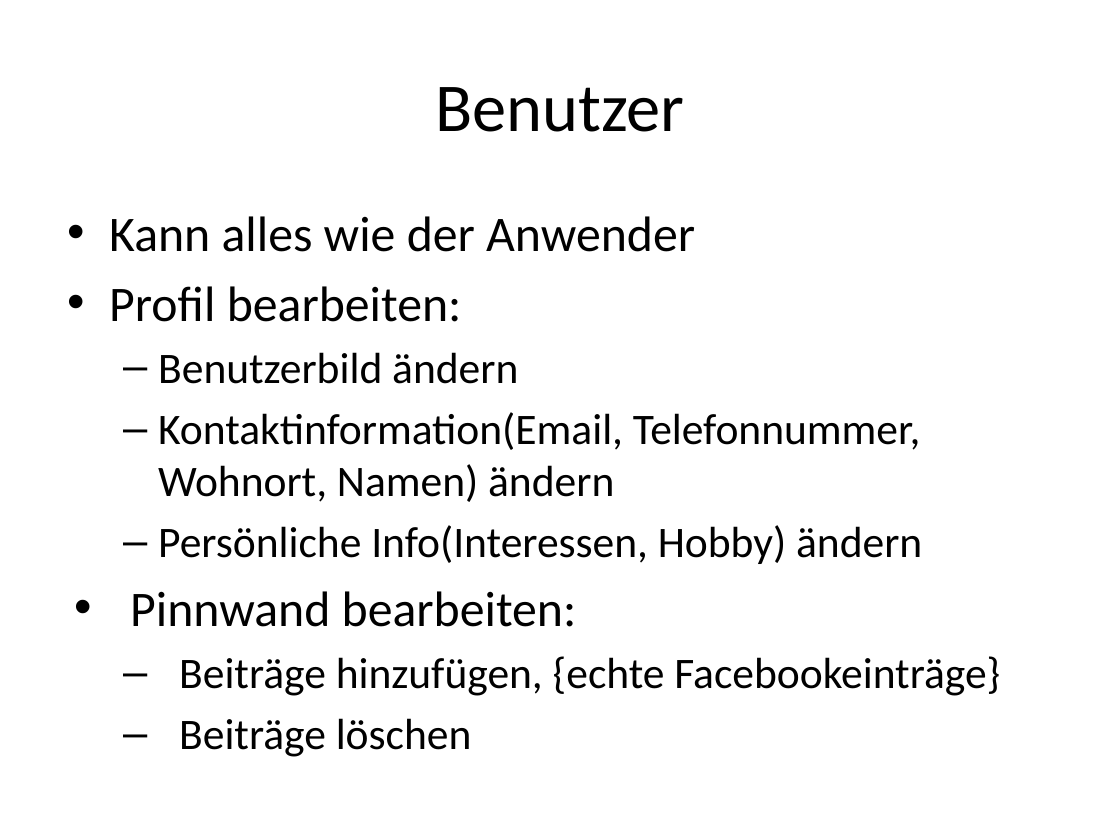
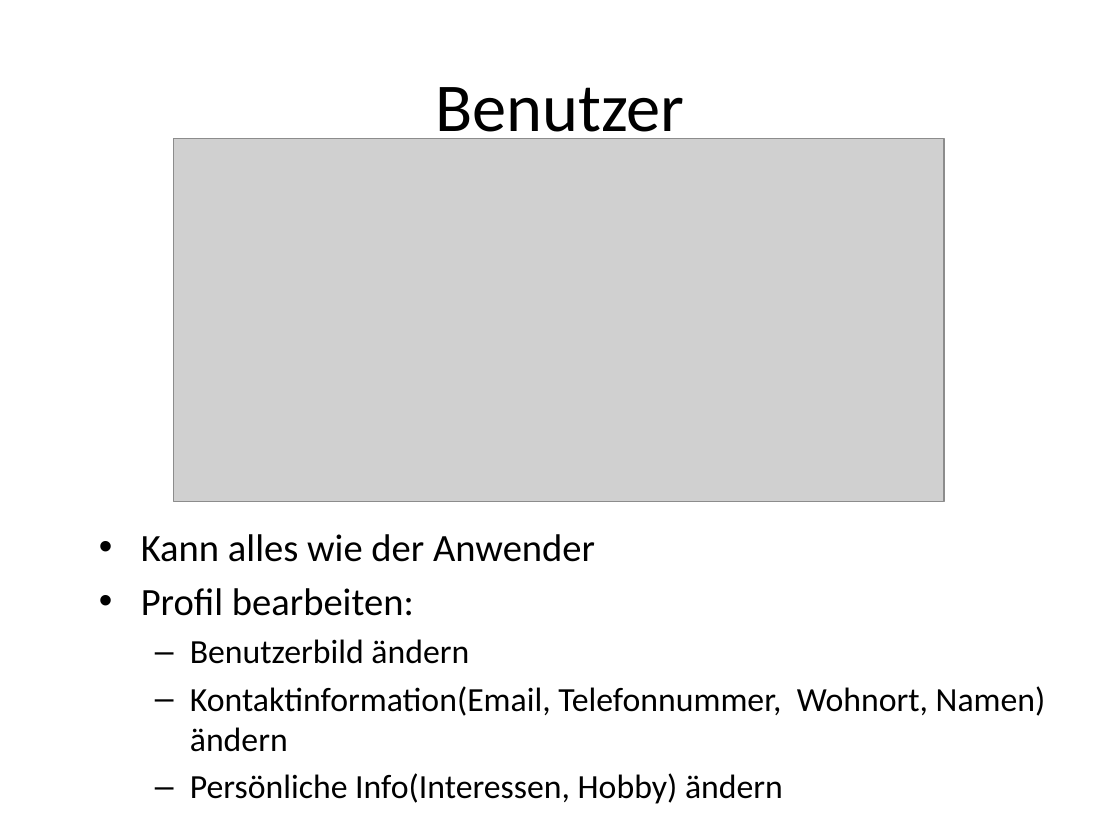
Before and after one commit to Misurecp94/SWE_SocialNetwork, a slide deck: slide 5 of Präsentationen/SocialNetwork_BlueCouch_Präsentation_v0.9.pptx (slide 4 before the commit). Drawn at 1120x840 pixels with LibreOffice and Linux fonts; fonts in the diff are those of the drawing; grey boxes stand for pictures. Boxes give left, top, right and bottom in pixels: in the first picture for what was removed or moved away, otherwise in the second. Text is boxed around its words. In the diff, an @@ line names an element or a change of style, - is before the commit and + after.

```diff
--- a/Präsentationen/SocialNetwork_BlueCouch_Präsentation_v0.9.pptx
+++ b/Präsentationen/SocialNetwork_BlueCouch_Präsentation_v0.9.pptx
@@ picture added at [174,139,944,502] @@
@@ text "Kann alles wie der Anwender": place and size @@
-text "Kann alles wie der Anwender" at [109,216,1000,757]
+text "Kann alles wie der Anwender" at [141,534,1046,804]
@@ text "Kann alles wie der Anwender" at [141,534,1046,804]: size 32 to 24.8 pt in "Kann alles wie der Anwender", "Profil bearbeiten:"; size 28 to 21.7 pt in "Benutzerbild ändern", "Kontaktinformation(Email, Telefonnummer, Wohnort, Namen) änd ...", "Persönliche Info(Interessen, Hobby) ändern"; less space between paragraphs @@
@@ text at [130,591,1000,757]: paragraphs removed @@
-• Pinnwand bearbeiten:
-  – Beiträge hinzufügen, {echte Facebookeinträge}
-  – Beiträge löschen
```
Also in this commit, not shown: 6 other slides changed, 2 slides added.
